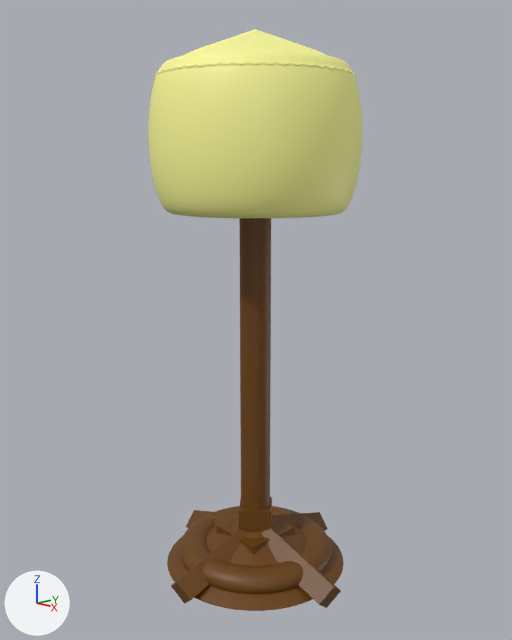
Renders of the Blender file lamp.blend from each side of a commit.
Rendered twice from a 50 mm lens placed at (5.35, -5.04, 4.36), pointed at (0.02, -0.01, 2.75). Every picture has the same lights, and +X, +Y and +Z are marked at lower left. The picture after the commit comes second.

The scene before the commit, as lines of its bpy script (objects in view):
```python
ob_cone = bpy.data.objects.new('Cone', me_cone)
ob_cone.location = (0.0, 0.0, 0.23)
ob_cone.scale = (1.0, 1.0, 0.261)
ob_cone_001 = bpy.data.objects.new('Cone.001', me_cone_001)
ob_cone_001.location = (0.0, 0.0, 5.36)
ob_cone_001.scale = (1.52, 1.53, 0.335)
ob_cube = bpy.data.objects.new('Cube', me_cube_001)
ob_cube.location = (0.0, 0.0, 0.18)
ob_cube.rotation_euler = (0.0, 0.0, 1.553)  # degrees (0, 0, 89)
ob_cube.scale = (0.312, 0.312, 0.182)
ob_cylinder = bpy.data.objects.new('Cylinder', me_cylinder_008)
ob_cylinder.location = (0.0, 0.0, 2.27)
ob_cylinder.scale = (0.163, 0.163, 2.25)
ob_cylinder_001 = bpy.data.objects.new('Cylinder.001', me_cylinder_001)
ob_cylinder_001.location = (0.58, -0.01, 0.18)
ob_cylinder_001.rotation_euler = (0.0, 1.871, 0.0)  # degrees (0, 107, 0)
ob_cylinder_001.scale = (0.152, 0.173, 0.58)
ob_cylinder_002 = bpy.data.objects.new('Cylinder.002', me_cylinder_002)
ob_cylinder_002.location = (0.01, -0.52, 0.18)
ob_cylinder_002.rotation_euler = (0.0, 1.871, -1.576)  # degrees (0, 107, -90)
ob_cylinder_002.scale = (0.152, 0.173, 0.58)
ob_torus = bpy.data.objects.new('Torus', me_torus)
ob_torus.location = (0.0, 0.0, 0.11)
ob_torus.scale = (0.687, 0.687, 0.536)
ob_torus_001 = bpy.data.objects.new('Torus.001', me_torus_001)
ob_torus_001.location = (0.0, 0.0, 4.6)
ob_torus_001.scale = (0.851, 0.851, 2.89)
# also in view: 'Cylinder.005' at (0.01, -0.01, 0.43)
```
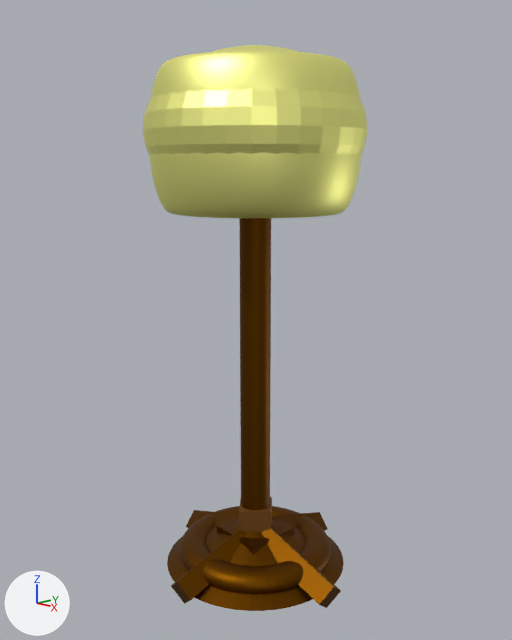
Location of each change, [x1, y1, x2, y2] in pixels of the pictures (512 x 640 px):
'Torus.001', surface changed
    both: [150, 50, 361, 218]
'Sphere', added (yellow)
    after: [143, 45, 368, 155]
'Cylinder', surface changed (darker)
    both: [239, 218, 271, 510]
'Torus', surface changed (darker)
    both: [180, 506, 331, 594]
'Cone', surface changed (darker)
    both: [167, 520, 344, 611]
'Cone.001', deleted (yellow)
    before: [155, 29, 355, 77]
'Cylinder.001', surface changed
    both: [261, 528, 341, 608]
'Cylinder.002', surface changed (darker)
    both: [171, 530, 247, 604]

Edits to the bpy script that builds the scene:
```text
Change mat_material_001:
    mat_material_001.metallic: 0.0 -> 1.0
Change mat_material_004:
    mat_material_004.metallic: 0.0 -> 1.0
Change mat_material_002:
    mat_material_002.metallic: 0.0 -> 1.0
Change mat_material_007:
    mat_material_007.metallic: 0.0 -> 1.0
Change mat_material:
    mat_material.metallic: 0.0 -> 1.0
Change mat_material_010:
    mat_material_010.metallic: 0.0 -> 1.0
Add mat_material_011:
    mat_material_011 = principled_material('Material.011')
    mat_material_011.base_color = (1.0, 1.0, 0.323)  # yellow #ffff9a
    mat_material_011.metallic = 1.0
Add me_sphere:
    me_sphere.from_pydata(...)  # a UV sphere (32 segments, 16 rings, poles along z) spanning x -1.0..1.0, y -1.0..1.0, z -1.0..1.0
    me_sphere.materials.append(mat_material_011)  # yellow #ffff9a
Remove ob_cone_001:
    ob_cone_001 = bpy.data.objects.new('Cone.001', me_cone_001)
    ob_cone_001.location = (0.0, 0.0, 5.36)
    ob_cone_001.scale = (1.52, 1.53, 0.335)
    _m = ob_cone_001.modifiers.new('Subdivision', 'SUBSURF')
Add ob_sphere:
    ob_sphere = bpy.data.objects.new('Sphere', me_sphere)
    ob_sphere.location = (0.0, 0.0, 4.68)
    ob_sphere.scale = (1.11, 1.11, 0.793)
```
